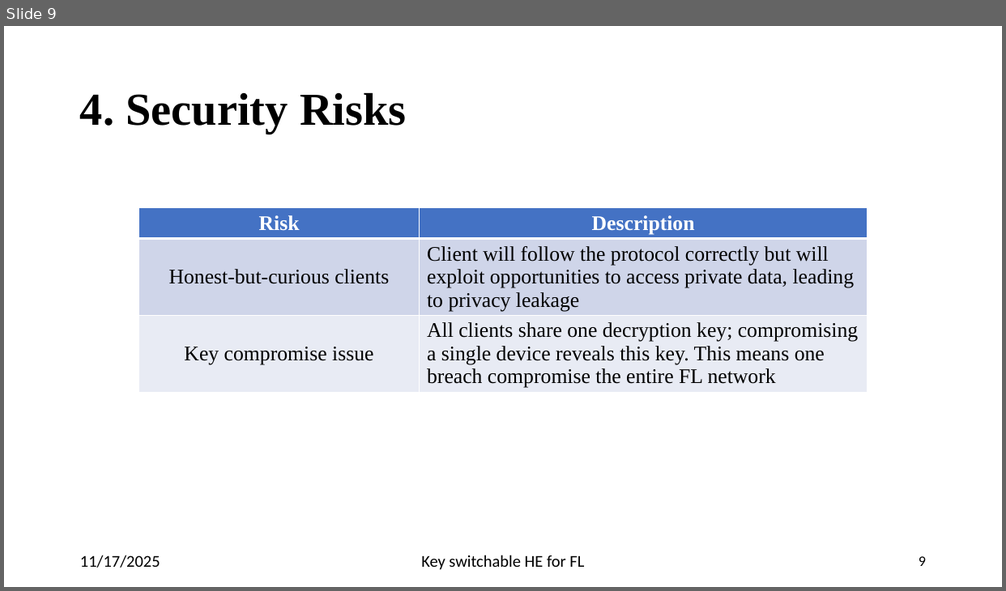
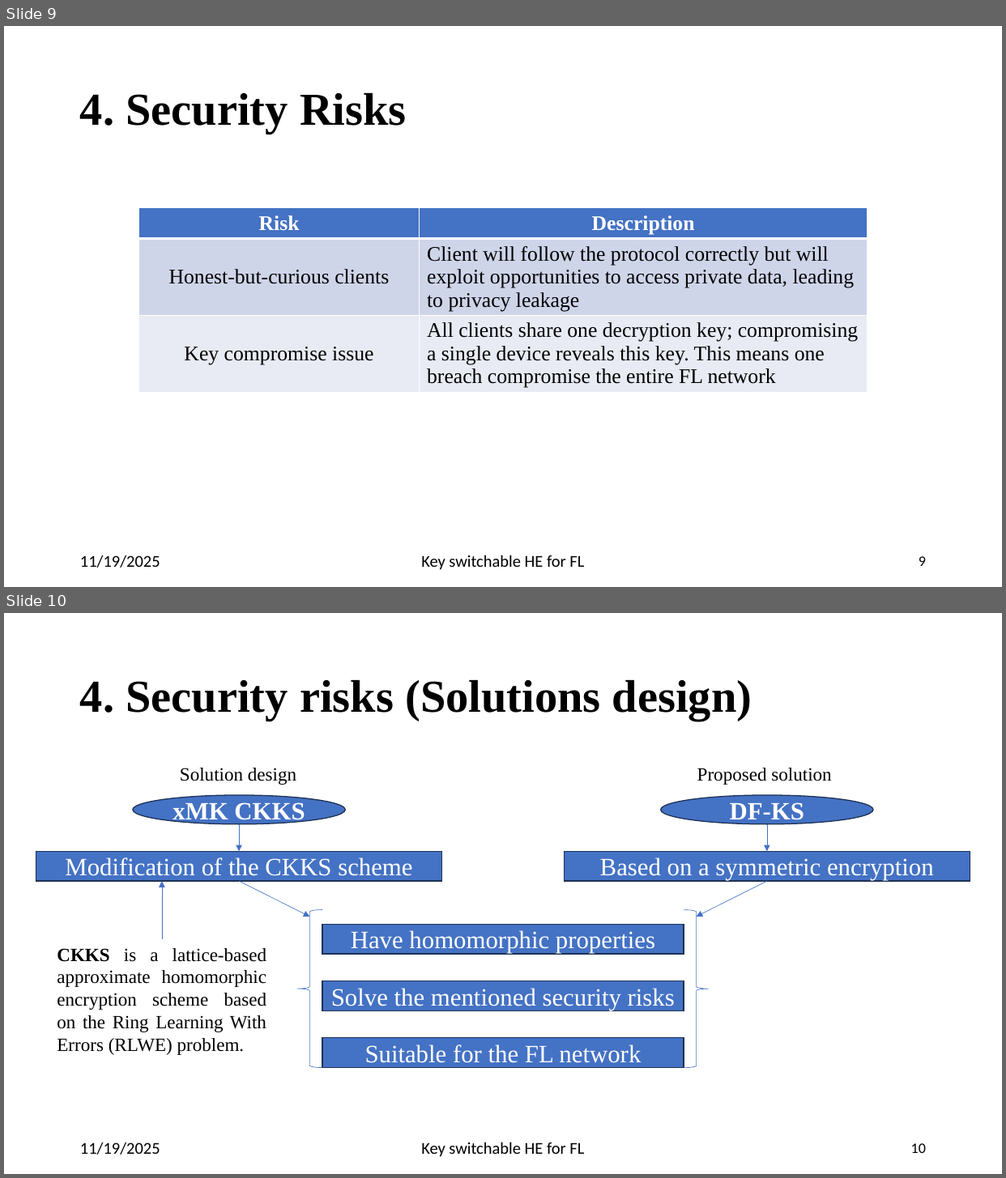
Before and after one commit to pyb0b/master-thesis-report, a slide deck: Final Presentation.pptx. Shown one above the other, each under a label of ours: slide 9 before the commit, slides 9 and 10 after it. The pictures are 1006x591 and 1006x1178 pixels, drawn with LibreOffice and Linux fonts; fonts in the diff are those of the drawing. Boxes give left, top, right and bottom in pixels: in the first picture for what was removed or moved away, otherwise in the second. Text is boxed around its words. In the diff, an @@ line names an element or a change of style, - is before the commit and + after.

```diff
--- a/Final Presentation.pptx
+++ b/Final Presentation.pptx
@@ slide 10 added at (4, 613, 1002, 1174), background #FFFFFF @@
@@ title added at (80, 679, 752, 721), 44 pt, text #000000, bold @@
+4. Security risks (Solutions design)
@@ text added at (180, 768, 296, 785), 18 pt, text #000000 @@
+Solution design
@@ text added at (697, 768, 831, 785), 18 pt, text #000000 @@
+Proposed solution
@@ ellipse added at (133, 795, 345, 824), fill #4472C4, outline #1E3256 1 pt, 24 pt, text #FFFFFF, bold @@
+xMK CKKS
@@ ellipse added at (661, 795, 873, 824), fill #4472C4, outline #1E3256 1 pt, 24 pt, text #FFFFFF, bold @@
+DF-KS
@@ arrow added from (239, 824) to (239, 851), #4472C4 0.5 pt @@
@@ arrow added from (767, 824) to (767, 851), #4472C4 0.5 pt @@
@@ rectangle added at (36, 851, 442, 881), fill #4472C4, outline #1E3256 1 pt, 24 pt, text #FFFFFF @@
+Modification of the CKKS scheme
@@ rectangle added at (564, 851, 970, 881), fill #4472C4, outline #1E3256 1 pt, 24 pt, text #FFFFFF @@
+Based on a symmetric encryption
@@ arrow added from (162, 939) to (162, 881), #4472C4 0.5 pt @@
@@ arrow added from (239, 881) to (309, 917), #4472C4 0.5 pt @@
@@ arrow added from (767, 881) to (697, 917), #4472C4 0.5 pt @@
@@ left brace added at (297, 910, 323, 1068), outline #4472C4 0.5 pt @@
@@ rectangle added at (322, 924, 684, 954), fill #4472C4, outline #1E3256 1 pt, 24 pt, text #FFFFFF @@
+Have homomorphic properties
@@ left brace added at (684, 910, 710, 1068), outline #4472C4 0.5 pt @@
@@ text added at (57, 948, 267, 1055), 18 pt, text #000000 @@
+CKKS is a lattice-based approximate homomorphic encryption scheme based on the Ring Learning With Errors (RLWE) problem.
@@ rectangle added at (322, 982, 684, 1012), fill #4472C4, outline #1E3256 1 pt, 24 pt, text #FFFFFF @@
+Solve the mentioned security risks
@@ rectangle added at (322, 1038, 684, 1068), fill #4472C4, outline #1E3256 1 pt, 24 pt, text #FFFFFF @@
+Suitable for the FL network
@@ text added at (80, 1142, 160, 1155), 16 pt, text #000000 @@
+11/19/2025
@@ text added at (421, 1142, 584, 1157), 16 pt, text #000000 @@
+Key switchable HE for FL
@@ page number added at (911, 1144, 926, 1153), 14 pt, text #000000 @@
+10
@@ slide 9 changed as well @@
@@ text at (80, 555, 160, 568): text changed @@
-11/17/2025
+11/19/2025
```
Also in this commit, not shown: 12 other slides changed, 5 other slides added.
